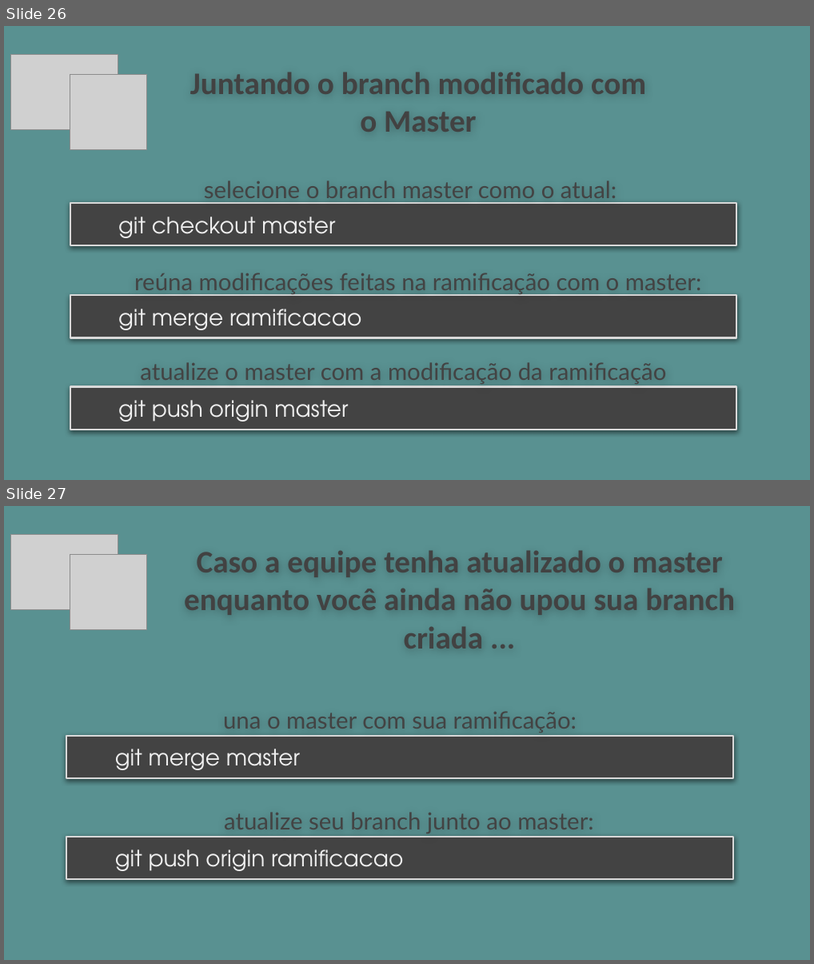
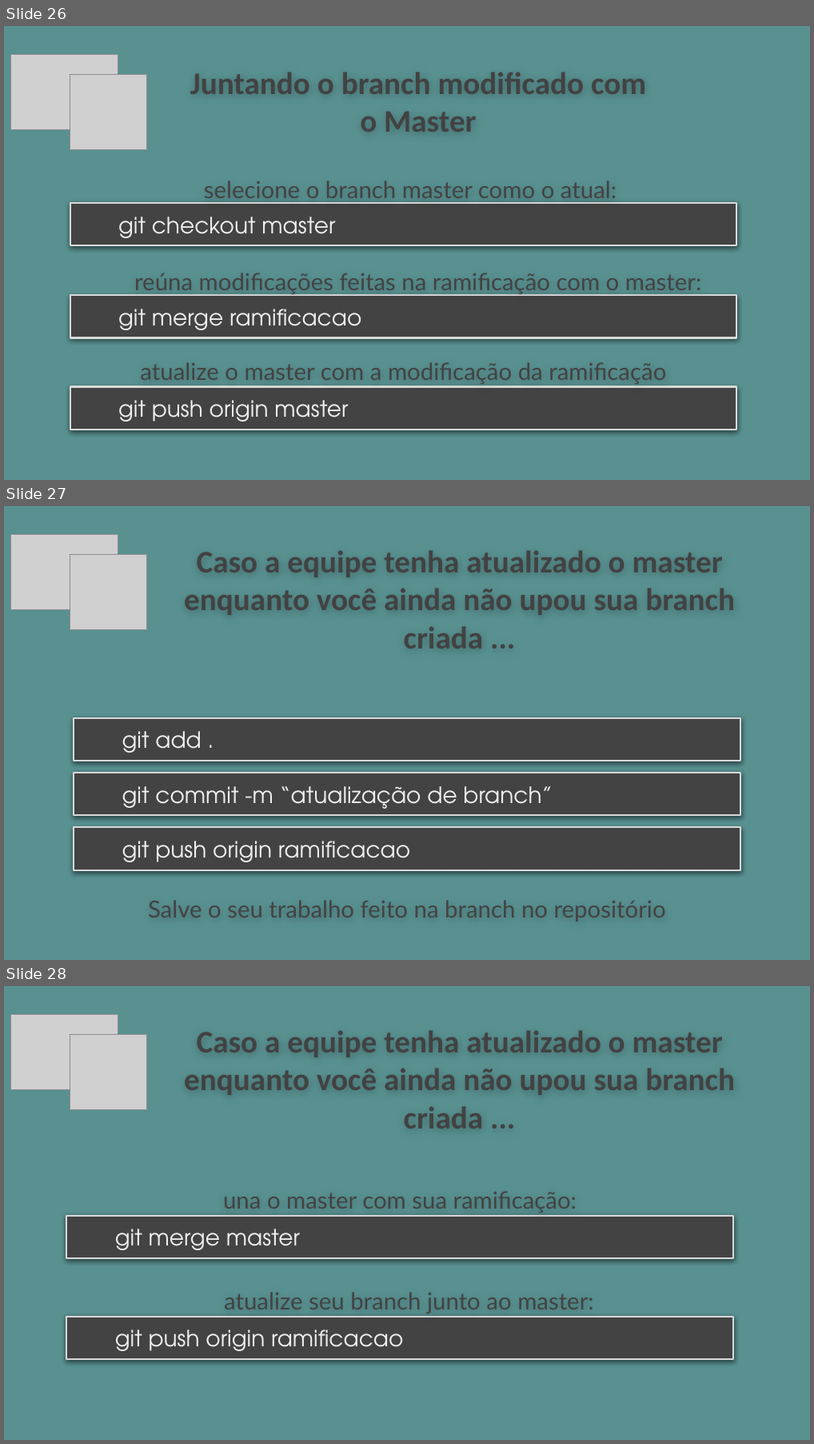
Before and after one commit to M4NS0/matriz-curricular, a slide deck: PUC - Análise de Sistemas Módulo III/Gerência de Configuração de Software/Tarefas/Boas Práticas de Segurança Git e GitHub.pptx. Shown one above the other, each under a label of ours: slides 26 and 27 before the commit, slides 26, 27 and 28 after it. The pictures are 814x964 and 814x1444 pixels, drawn with LibreOffice and Linux fonts; fonts in the diff are those of the drawing; grey boxes stand for pictures. Boxes give left, top, right and bottom in pixels: in the first picture for what was removed or moved away, otherwise in the second. Text is boxed around its words. In the diff, an @@ line names an element or a change of style, - is before the commit and + after.

```diff
--- a/PUC - Análise de Sistemas Módulo III/Gerência de Configuração de Software/Tarefas/Boas Práticas de Segurança Git e GitHub.pptx
+++ b/PUC - Análise de Sistemas Módulo III/Gerência de Configuração de Software/Tarefas/Boas Práticas de Segurança Git e GitHub.pptx
@@ slide 27 added at [4,506,810,960], background #599191; not listed: 2 template elements that a slide beside it also shows @@
@@ picture added at [11,534,118,609] @@
@@ title added at [184,551,735,648], 28 pt, text #424242, bold @@
+Caso a equipe tenha atualizado o master enquanto você ainda não upou sua branch criada ...
@@ picture added at [70,554,147,629] @@
@@ rectangle added at [74,718,740,761], fill #434343, outline #D9D9D9 1.5 pt, 20 pt, text #EFEFEF @@
+git add .
@@ rectangle added at [74,772,740,815], fill #434343, outline #D9D9D9 1.5 pt, 20 pt, text #EFEFEF @@
+git commit -m “atualização de branch”
@@ rectangle added at [74,827,740,870], fill #434343, outline #D9D9D9 1.5 pt, 20 pt, text #EFEFEF @@
+git push origin ramificacao
@@ text added at [148,900,666,921], 21 pt, text #434343 @@
+Salve o seu trabalho feito na branch no repositório
@@ what was slide 27 is now slide 28 @@
```
Also in this commit, not shown: 2 slides changed, 8 other files.
